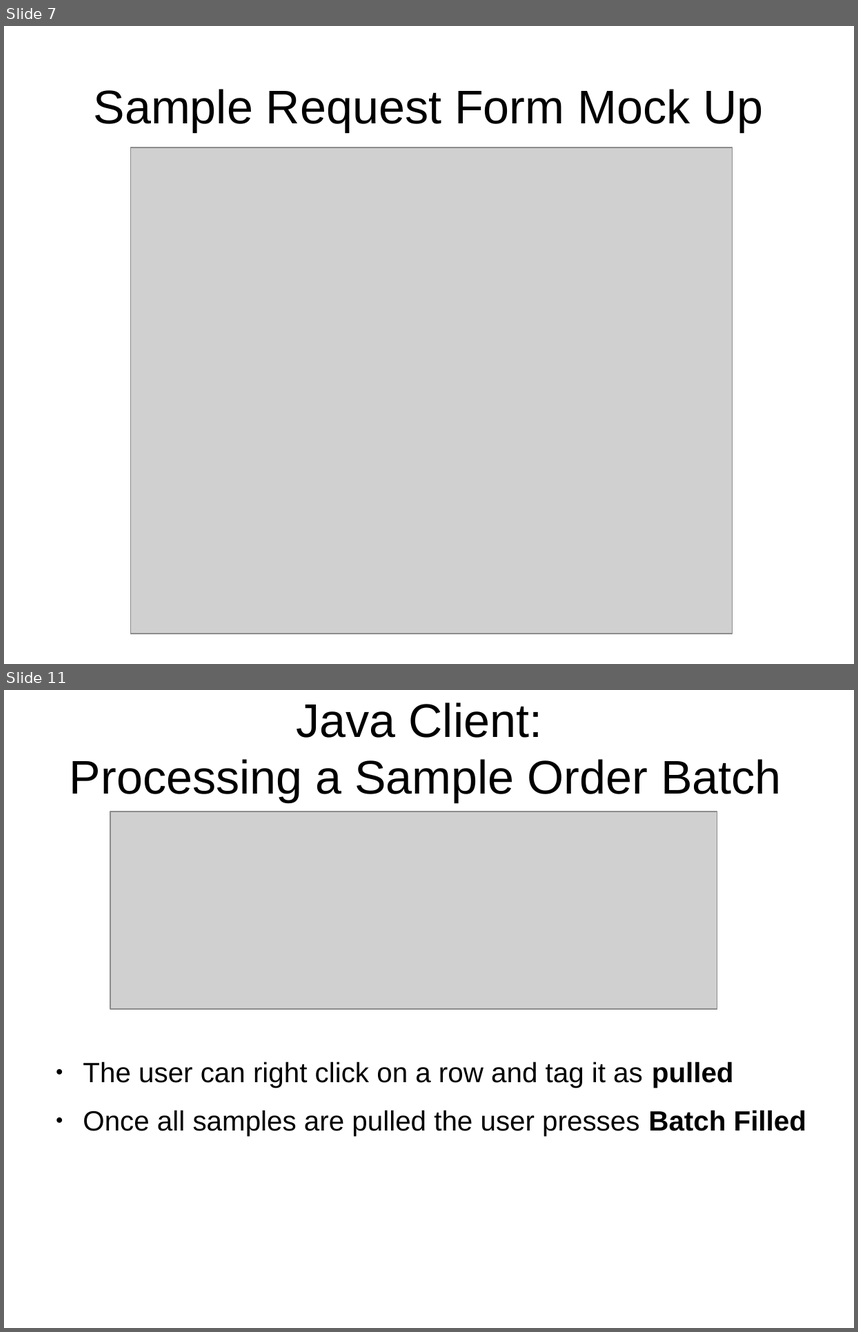
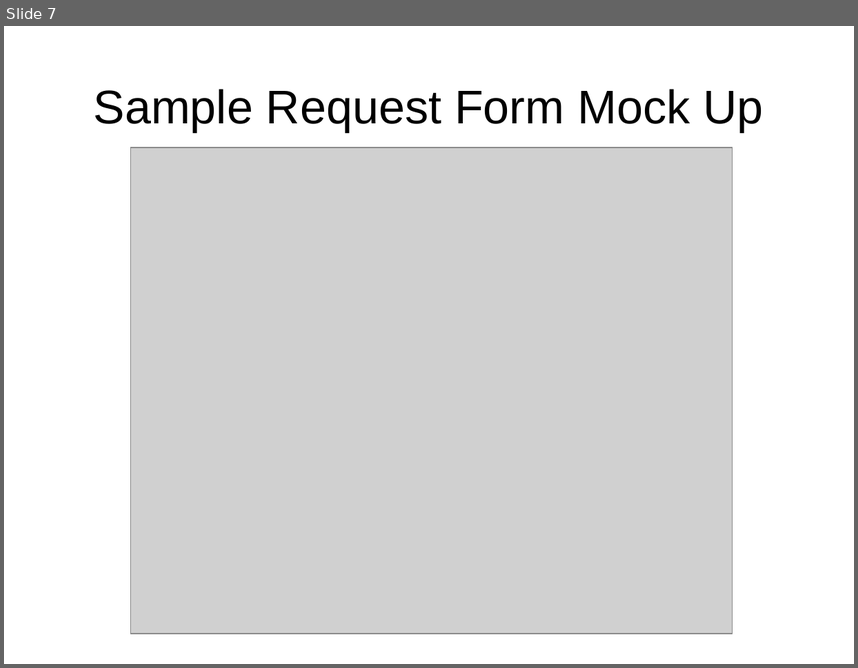
Before and after one commit to CBSR-Biobank/biobank, a slide deck: docs/sampleRequestFlowcharts.odp. Shown one above the other, each under a label of ours: slides 7 and 11 before the commit, slide 7 after it; the slides between them are not shown. The pictures are 858x1332 and 858x668 pixels, drawn with LibreOffice and Linux fonts; fonts in the diff are those of the drawing; grey boxes stand for pictures. Boxes give left, top, right and bottom in pixels: in the first picture for what was removed or moved away, otherwise in the second. Text is boxed around its words. In the diff, an @@ line names an element or a change of style, - is before the commit and + after.

```diff
--- a/docs/sampleRequestFlowcharts.odp
+++ b/docs/sampleRequestFlowcharts.odp
@@ slide 11 removed at <box>4,690,854,1328</box>, background #FFFFFF @@
@@ title removed at <box>70,702,781,802</box> @@
-Java Client:
-Processing a Sample Order Batch
@@ picture removed at <box>110,811,717,1009</box> @@
@@ text removed at <box>83,1061,806,1136</box> @@
-● The user can right click on a row and tag it as pulled
-● Once all samples are pulled the user presses Batch Filled
```
Also in this commit, not shown: 4 slides changed, 3 other files.
